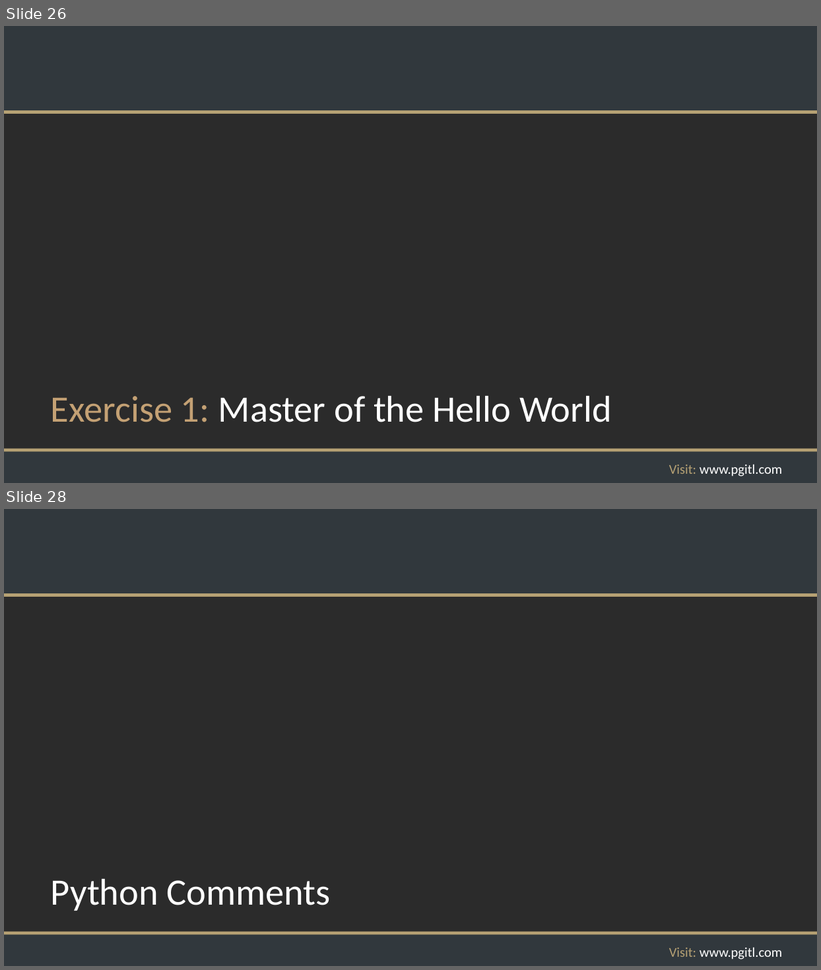
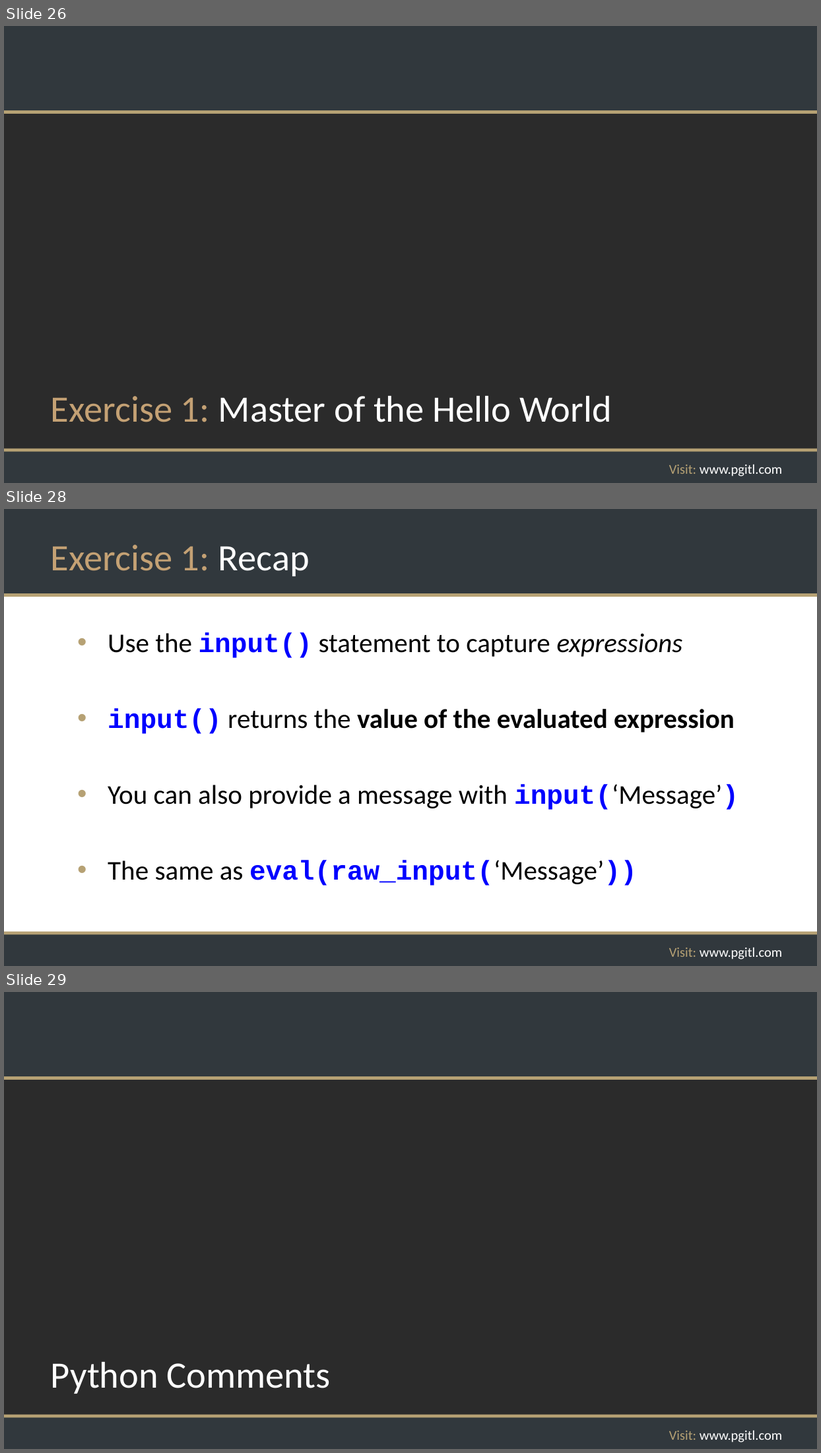
Before and after one commit to rikkouri/project-a, a slide deck: Programming Foundations.pptx. Shown one above the other, each under a label of ours: slides 26 and 28 before the commit, slides 26, 28 and 29 after it; the slides between them are not shown. The pictures are 821x970 and 821x1453 pixels, drawn with LibreOffice and Linux fonts; fonts in the diff are those of the drawing; background and template pictures are left out; a plain dark background stands for a picture behind light text. Boxes give left, top, right and bottom in pixels: in the first picture for what was removed or moved away, otherwise in the second. Text is boxed around its words. In the diff, an @@ line names an element or a change of style, - is before the commit and + after.

Commit message:
Arith ops exercise

```diff
--- a/Programming Foundations.pptx
+++ b/Programming Foundations.pptx
@@ slide 28 added at <box>4,509,817,966</box>, background #FFFFFF; not listed: 5 template elements that a slide beside it also shows @@
@@ title added at <box>51,545,310,576</box>, 44 pt, text #C4A174 @@
+Exercise 1: Recap
@@ text added at <box>108,632,739,886</box>, 32 pt, text #000000 @@
+• Use the input() statement to capture expressions
+• input() returns the value of the evaluated expression
+• You can also provide a message with input(‘Message’)
+• The same as eval(raw_input(‘Message’))
@@ what was slide 28 is now slide 29 @@
```
Also in this commit, not shown: 4 slides changed, 5 other slides added, 2 slides removed, 2 other files.
